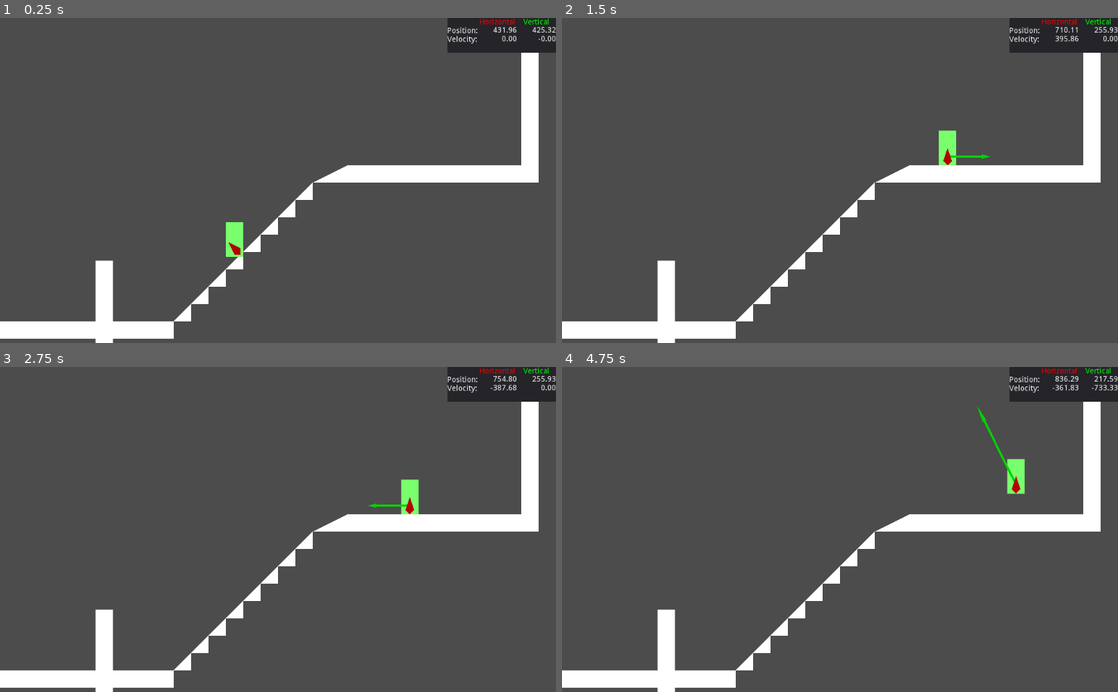
Above: before the commit, frames 1-4 (two rows, left to right).
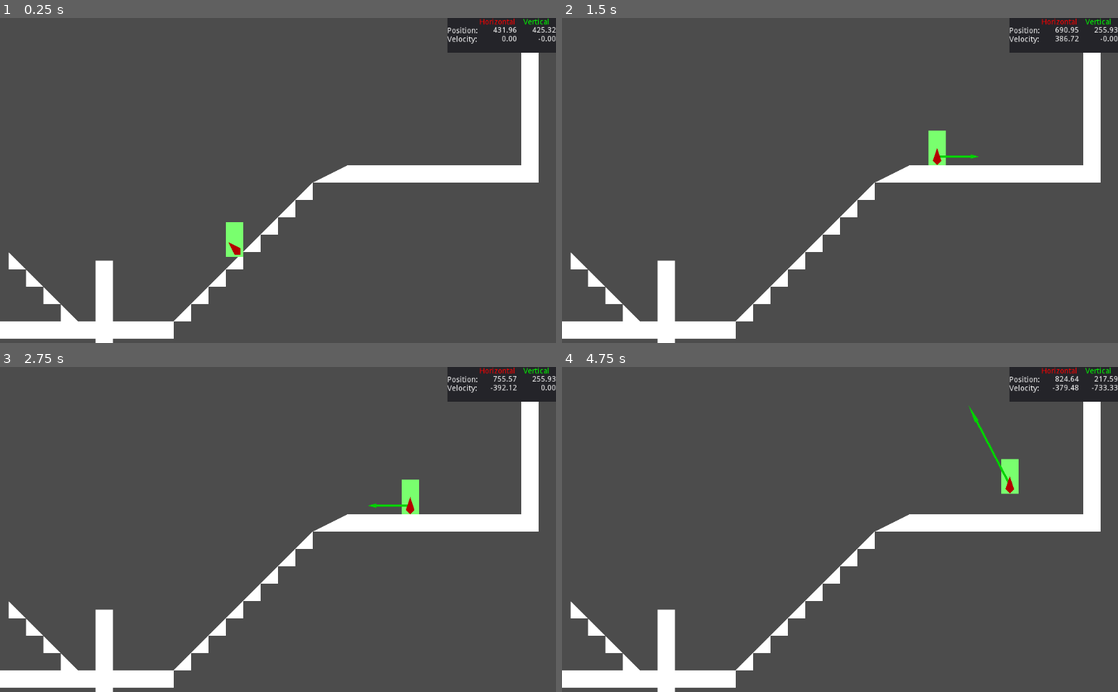
Above: after the commit, the same moments.

Repository: PixelLoaf/Project-Novae
Game: Godot game, scene res://TestLevel.tscn
Same seed, same stepped clock (60 frames per second), same inputs: the game is played once before the commit and once after it.
Inputs:
- Up to frame 1 (0.25 s): no input
- Up to frame 2 (1.5 s): tap Enter at 0.5 s; hold Right (right) from 0.53 s (still down); tap Space (jump) at 0.77 s
- Up to frame 3 (2.75 s): tap Space (jump) at 1.52 s; release Right (right) at 2.03 s; hold Left (left) from 2.03 s (still down)
- Up to frame 4 (4.75 s): release Left (left) at 2.78 s; hold Right (right) 2.78-4.28 s; tap Space (jump) at 3.02, 3.77, 4.52 s; hold Left (left) from 4.28 s (still down)

The runs differ from the first frame. In frame 1, 0.3% of the frame differs, in the area x 1-14%, y 72-94%; in frame 2, 0.8%; in frame 3, 0.4%; in frame 4, 0.9%, in the area x 1-93%, y 2-94%.

Commit message:
Player now has different acceleration on slopes

Diff:
--- a/files/Object/Player/Player.gd
+++ b/files/Object/Player/Player.gd
@@ -9,9 +9,13 @@
 # Time after pressing the jump button that the player can still jump for
 const CHAR_TIME_JUMP_WITHOLD = 0.2
 # If the player is not moving, stop the player if they are moving slower than this
-const CHAR_INERT_STOP_SPEED = 80
+const CHAR_INERT_STOP_SPEED = 25
 # If the player is moving, stop the player if they are moving slower than this
 const CHAR_MOVING_STOP_SPEED = 0
+# If the player is moving downhill, this is the maximum that their velocity can be multiplied by
+const CHAR_DOWNHILL_MULT_MAX = 2.5
+# If the player is moving uphill, this is the minimum that their velocity can be multiplied by
+const CHAR_UPHILL_MULT_MIN = 0.33
 
 # Maximum movement speed for the player
 export var char_speed_max = 400
@@ -27,8 +31,9 @@
 # Time since pressing the jump button
 var char_time_since_jump_button = 1.0
 # Momentum and inertia hinge around this
-var char_slipperiness = 0.2
+var char_slipperiness = 0.16
 
+# Get this character's normal vector
 func char_get_normal():
 	if char_is_on_floor():
 		return char_floor_normal
@@ -102,6 +107,19 @@
 		else:
 			char_floor_normal = char_floor_normal.normalized()
 	# Change the player's horizontal movement according to the player's input
+	var mult_accel = 1
+	if target_speed > veloc_h:
+		var mult_right = char_get_normal().dot(CHAR_UP.rotated(PI/2))
+		if mult_right > 0:
+			mult_accel = lerp(1, CHAR_DOWNHILL_MULT_MAX, mult_right)
+		else:
+			mult_accel = lerp(1, CHAR_UPHILL_MULT_MIN, -mult_right)
+	else:
+		var mult_left = char_get_normal().dot(CHAR_UP.rotated(-PI/2))
+		if mult_left > 0:
+			mult_accel = lerp(1, CHAR_DOWNHILL_MULT_MAX, mult_left)
+		else:
+			mult_accel = lerp(1, CHAR_UPHILL_MULT_MIN, -mult_left)
 	veloc_h = char_get_motion_horizontal(char_get_normal())
-	veloc_h += delta * (target_speed - veloc_h) / char_slipperiness
+	veloc_h += mult_accel * delta * (target_speed - veloc_h) / char_slipperiness
 	char_set_motion_horizontal(char_get_normal(), veloc_h)
--- a/files/Object/Player/player.tscn
+++ b/files/Object/Player/player.tscn
@@ -13,7 +13,7 @@
 custom_solver_bias = 0.0
 extents = Vector2( 16, 32 )
 
-[node name="player" type="KinematicBody2D" index="0"]
+[node name="player" type="KinematicBody2D"]
 
 z_index = 1
 input_pickable = false
--- a/files/TestLevel.tscn
+++ b/files/TestLevel.tscn
@@ -25,8 +25,6 @@
 
 [node name="FakeTileMap" type="Node2D" parent="." index="0"]
 
-editor/display_folded = true
-
 [node name="StaticBody2D" type="StaticBody2D" parent="FakeTileMap" index="0"]
 
 position = Vector2( 944, 288 )
@@ -323,7 +321,155 @@
 "_edit_lock_": true
 }
 
-[node name="StaticBody2D17" type="StaticBody2D" parent="FakeTileMap" index="8"]
+[node name="StaticBody2D22" type="StaticBody2D" parent="FakeTileMap" index="8"]
+
+position = Vector2( 128, 544 )
+rotation = 1.57079
+input_pickable = false
+collision_layer = 1
+collision_mask = 1
+constant_linear_velocity = Vector2( 0, 0 )
+constant_angular_velocity = 0.0
+friction = 1.0
+bounce = 0.0
+
+[node name="Polygon2D" type="Polygon2D" parent="FakeTileMap/StaticBody2D22" index="0"]
+
+polygon = PoolVector2Array( 16, -16, 16, 16, -16, 16 )
+uv = PoolVector2Array(  )
+color = Color( 1, 1, 1, 1 )
+vertex_colors = PoolColorArray(  )
+offset = Vector2( 0, 0 )
+antialiased = false
+texture = null
+texture_offset = Vector2( 0, 0 )
+texture_scale = Vector2( 1, 1 )
+texture_rotation_degrees = 0.0
+invert_enable = false
+invert_border = 100.0
+__meta__ = {
+"_edit_lock_": true
+}
+
+[node name="CollisionShape2D" type="CollisionShape2D" parent="FakeTileMap/StaticBody2D22" index="1"]
+
+shape = SubResource( 2 )
+__meta__ = {
+"_edit_lock_": true
+}
+
+[node name="StaticBody2D23" type="StaticBody2D" parent="FakeTileMap" index="9"]
+
+position = Vector2( 95.9999, 512 )
+rotation = 1.57079
+input_pickable = false
+collision_layer = 1
+collision_mask = 1
+constant_linear_velocity = Vector2( 0, 0 )
+constant_angular_velocity = 0.0
+friction = 1.0
+bounce = 0.0
+
+[node name="Polygon2D" type="Polygon2D" parent="FakeTileMap/StaticBody2D23" index="0"]
+
+polygon = PoolVector2Array( 16, -16, 16, 16, -16, 16 )
+uv = PoolVector2Array(  )
+color = Color( 1, 1, 1, 1 )
+vertex_colors = PoolColorArray(  )
+offset = Vector2( 0, 0 )
+antialiased = false
+texture = null
+texture_offset = Vector2( 0, 0 )
+texture_scale = Vector2( 1, 1 )
+texture_rotation_degrees = 0.0
+invert_enable = false
+invert_border = 100.0
+__meta__ = {
+"_edit_lock_": true
+}
+
+[node name="CollisionShape2D" type="CollisionShape2D" parent="FakeTileMap/StaticBody2D23" index="1"]
+
+shape = SubResource( 2 )
+__meta__ = {
+"_edit_lock_": true
+}
+
+[node name="StaticBody2D24" type="StaticBody2D" parent="FakeTileMap" index="10"]
+
+position = Vector2( 63.9999, 480 )
+rotation = 1.57079
+input_pickable = false
+collision_layer = 1
+collision_mask = 1
+constant_linear_velocity = Vector2( 0, 0 )
+constant_angular_velocity = 0.0
+friction = 1.0
+bounce = 0.0
+
+[node name="Polygon2D" type="Polygon2D" parent="FakeTileMap/StaticBody2D24" index="0"]
+
+polygon = PoolVector2Array( 16, -16, 16, 16, -16, 16 )
+uv = PoolVector2Array(  )
+color = Color( 1, 1, 1, 1 )
+vertex_colors = PoolColorArray(  )
+offset = Vector2( 0, 0 )
+antialiased = false
+texture = null
+texture_offset = Vector2( 0, 0 )
+texture_scale = Vector2( 1, 1 )
+texture_rotation_degrees = 0.0
+invert_enable = false
+invert_border = 100.0
+__meta__ = {
+"_edit_lock_": true
+}
+
+[node name="CollisionShape2D" type="CollisionShape2D" parent="FakeTileMap/StaticBody2D24" index="1"]
+
+shape = SubResource( 2 )
+__meta__ = {
+"_edit_lock_": true
+}
+
+[node name="StaticBody2D25" type="StaticBody2D" parent="FakeTileMap" index="11"]
+
+position = Vector2( 31.9998, 448 )
+rotation = 1.57079
+input_pickable = false
+collision_layer = 1
+collision_mask = 1
+constant_linear_velocity = Vector2( 0, 0 )
+constant_angular_velocity = 0.0
+friction = 1.0
+bounce = 0.0
+
+[node name="Polygon2D" type="Polygon2D" parent="FakeTileMap/StaticBody2D25" index="0"]
+
+polygon = PoolVector2Array( 16, -16, 16, 16, -16, 16 )
+uv = PoolVector2Array(  )
+color = Color( 1, 1, 1, 1 )
+vertex_colors = PoolColorArray(  )
+offset = Vector2( 0, 0 )
+antialiased = false
+texture = null
+texture_offset = Vector2( 0, 0 )
+texture_scale = Vector2( 1, 1 )
+texture_rotation_degrees = 0.0
+invert_enable = false
+invert_border = 100.0
+__meta__ = {
+"_edit_lock_": true
+}
+
+[node name="CollisionShape2D" type="CollisionShape2D" parent="FakeTileMap/StaticBody2D25" index="1"]
+
+shape = SubResource( 2 )
+__meta__ = {
+"_edit_lock_": true
+}
+
+[node name="StaticBody2D17" type="StaticBody2D" parent="FakeTileMap" index="12"]
 
 position = Vector2( 464, 416 )
 input_pickable = false
@@ -359,7 +505,7 @@
 "_edit_lock_": true
 }
 
-[node name="StaticBody2D19" type="StaticBody2D" parent="FakeTileMap" index="9"]
+[node name="StaticBody2D19" type="StaticBody2D" parent="FakeTileMap" index="13"]
 
 position = Vector2( 496, 384 )
 input_pickable = false
@@ -395,7 +541,7 @@
 "_edit_lock_": true
 }
 
-[node name="StaticBody2D20" type="StaticBody2D" parent="FakeTileMap" index="10"]
+[node name="StaticBody2D20" type="StaticBody2D" parent="FakeTileMap" index="14"]
 
 position = Vector2( 528, 352 )
 input_pickable = false
@@ -431,7 +577,7 @@
 "_edit_lock_": true
 }
 
-[node name="StaticBody2D21" type="StaticBody2D" parent="FakeTileMap" index="11"]
+[node name="StaticBody2D21" type="StaticBody2D" parent="FakeTileMap" index="15"]
 
 position = Vector2( 560, 320 )
 input_pickable = false
@@ -467,7 +613,7 @@
 "_edit_lock_": true
 }
 
-[node name="StaticBody2D18" type="StaticBody2D" parent="FakeTileMap" index="12"]
+[node name="StaticBody2D18" type="StaticBody2D" parent="FakeTileMap" index="16"]
 
 position = Vector2( 592, 288 )
 input_pickable = false
